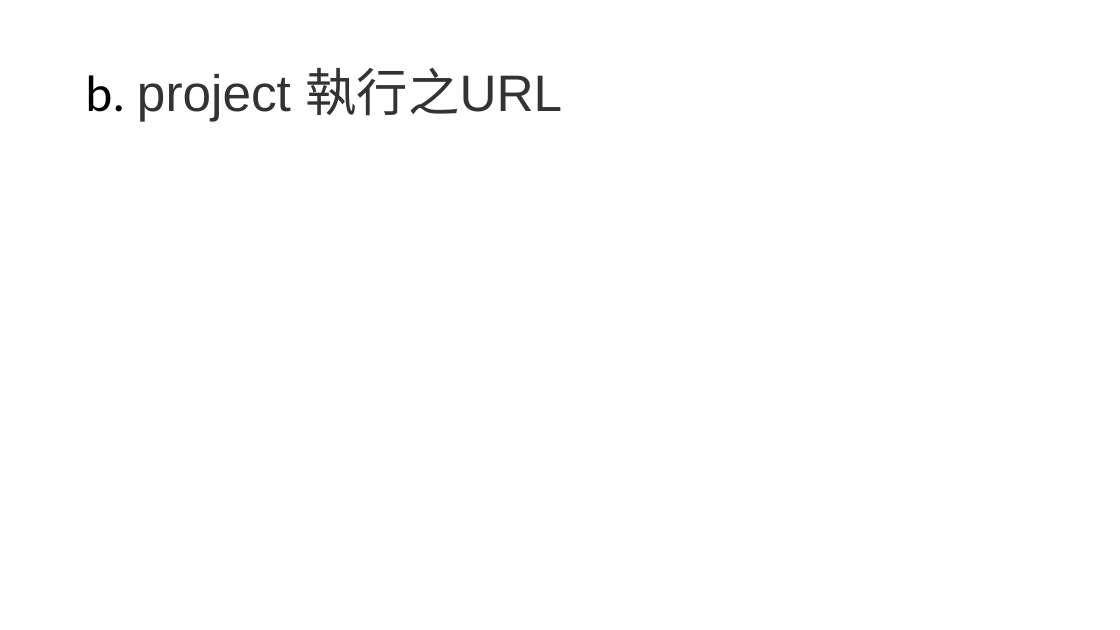
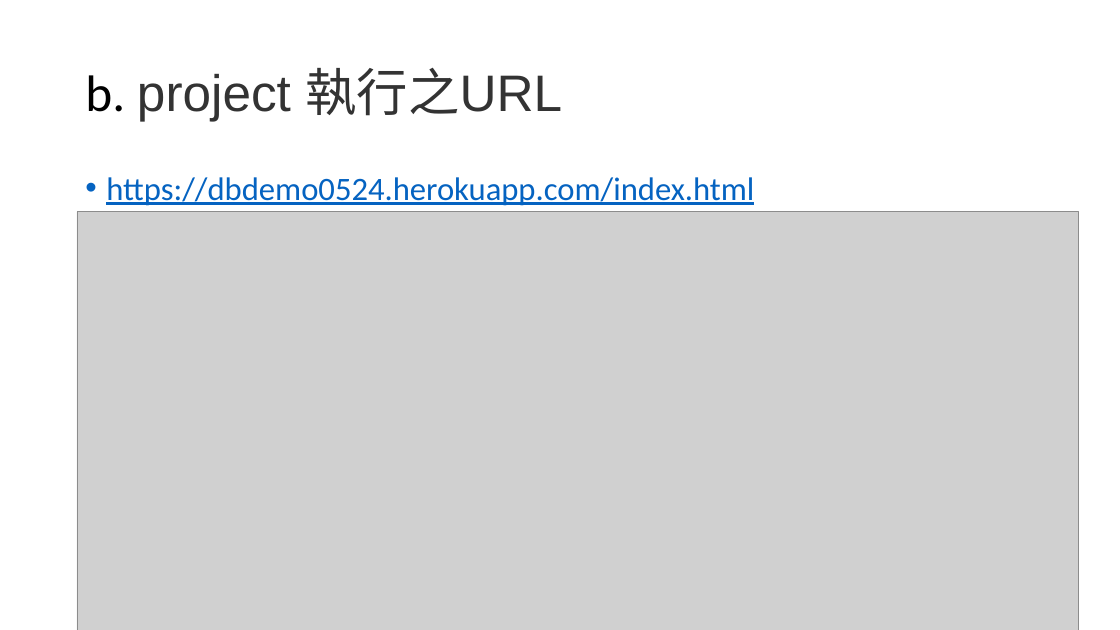
Before and after one commit to 406411461/1092_database_web, a slide deck: slide 2 of 期末驗收/A/G04.pptx. Drawn at 1120x630 pixels with LibreOffice and Linux fonts; fonts in the diff are those of the drawing; grey boxes stand for pictures. Boxes give left, top, right and bottom in pixels: in the first picture for what was removed or moved away, otherwise in the second. Text is boxed around its words. In the diff, an @@ line names an element or a change of style, - is before the commit and + after.

Commit message:
update heroku url

```diff
--- a/期末驗收/A/G04.pptx
+++ b/期末驗收/A/G04.pptx
@@ text added at (x1=106, y1=177, x2=754, y2=206), 28 pt, text #0563C1, underline @@
+• https://dbdemo0524.herokuapp.com/index.html
@@ picture added at (x1=77, y1=212, x2=1079, y2=630) @@
```
Also in this commit, not shown: 1 other slide changed, 6 other files.
